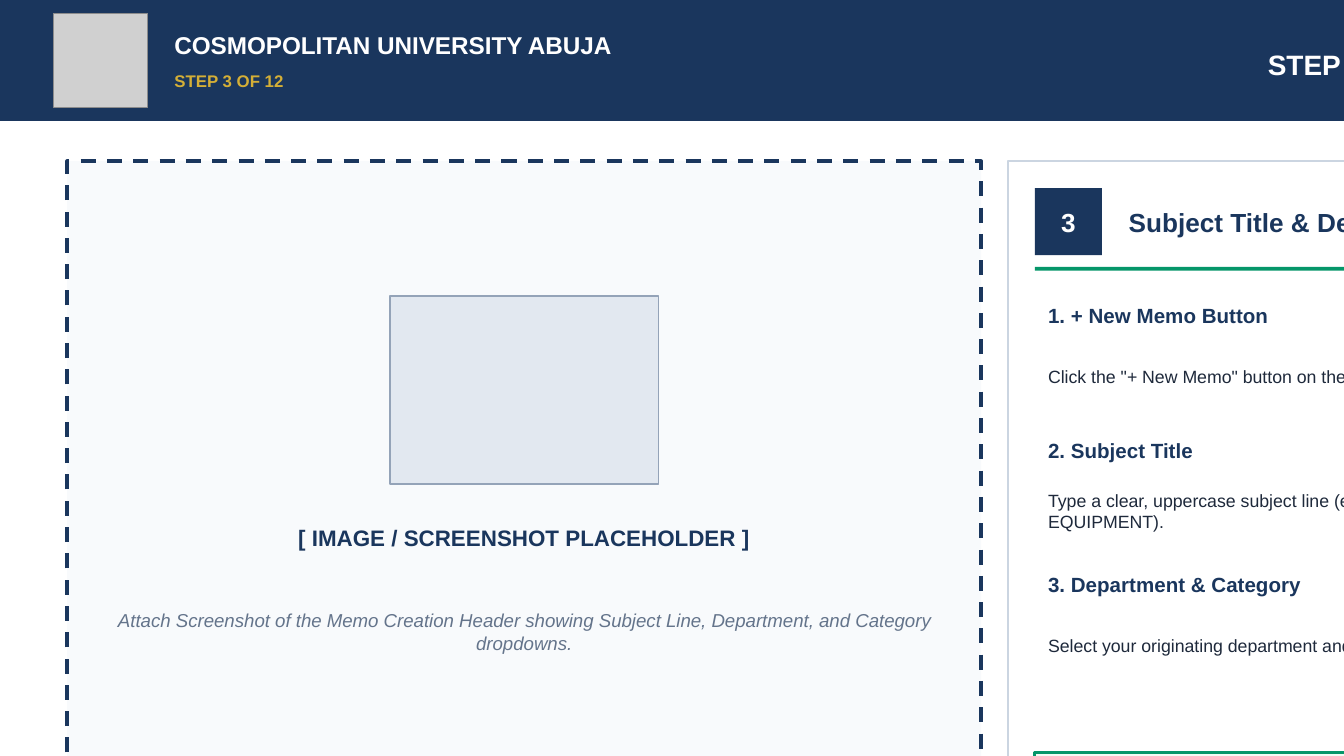
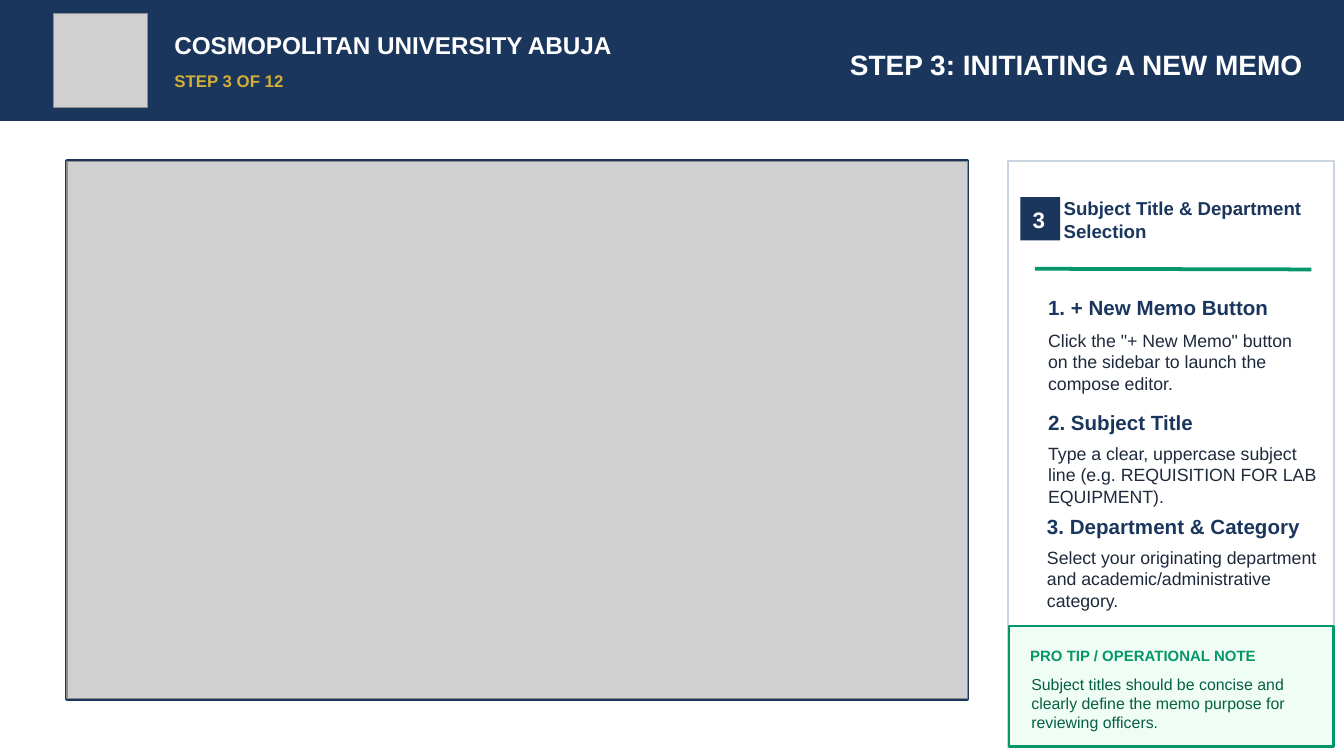
Before and after one commit to DevSadeeqSafana/CUA-MEMOTRACKER, a slide deck: slide 5 of CUAMemoTracker_User_Manual.pptx. Drawn at 1344x756 pixels with LibreOffice and Linux fonts; fonts in the diff are those of the drawing; grey boxes stand for pictures. Boxes give left, top, right and bottom in pixels: in the first picture for what was removed or moved away, otherwise in the second. Text is boxed around its words. In the diff, an @@ line names an element or a change of style, - is before the commit and + after.

```diff
--- a/CUAMemoTracker_User_Manual.pptx
+++ b/CUAMemoTracker_User_Manual.pptx
@@ text "STEP 3: INITIATING A NEW ..." rewrapped from <box>1142,55,1341,383</box> to <box>850,55,1302,76</box> @@
@@ rectangle: place and size @@
-rectangle at <box>67,161,981,756</box>
+rectangle at <box>67,161,968,699</box>
@@ rectangle at <box>67,161,968,699</box>: outline #1A365D 2 pt dashed to #1A365D 2 pt @@
@@ picture added at <box>67,161,968,699</box> @@
@@ rectangle: place and size @@
-rectangle at <box>1008,161,1344,756</box>
+rectangle at <box>1008,161,1335,747</box>
@@ text "3": place and size @@
-text "3" at <box>1061,213,1076,233</box>
+text "3" at <box>1033,212,1045,229</box>
@@ text "3" at <box>1033,212,1045,229</box>: size 14 to 12 pt @@
@@ rectangle: place and size @@
-rectangle at <box>1035,188,1102,255</box>
+rectangle at <box>1020,198,1060,241</box>
@@ rectangle at <box>1020,198,1060,241</box>: proportions changed @@
@@ text "Subject Title & Department Selection": place and size @@
-text "Subject Title & Department Selection" at <box>1129,213,1317,656</box>
+text "Subject Title & Department Selection" at <box>1064,201,1301,238</box>
@@ text "Subject Title & Department Selection" at <box>1064,201,1301,238</box>: size 14 to 10 pt @@
@@ line moved from (1035, 269) - (1344, 269) to (1035, 269) - (1312, 269) @@
@@ rectangle removed at <box>390,296,659,484</box> @@
@@ text "1. + New Memo Button": place and size @@
-text "1. + New Memo Button" at <box>1048,309,1268,324</box>
+text "1. + New Memo Button" at <box>1048,301,1268,316</box>
@@ text "Click the "+ New Memo" ..." rewrapped from <box>1048,370,1344,383</box> to <box>1048,334,1292,394</box> @@
@@ text "2. Subject Title": place and size @@
-text "2. Subject Title" at <box>1048,443,1193,463</box>
+text "2. Subject Title" at <box>1048,415,1193,435</box>
@@ text "Type a clear, uppercase subject ..." rewrapped from <box>1048,494,1344,532</box> to <box>1048,447,1316,507</box> @@
@@ text "3. Department & Category": place and size @@
-text "3. Department & Category" at <box>1048,577,1300,597</box>
+text "3. Department & Category" at <box>1047,519,1299,539</box>
@@ text removed at <box>312,530,735,547</box> @@
-[ IMAGE / SCREENSHOT PLACEHOLDER ]
@@ text "Select your originating department and ..." rewrapped from <box>1048,639,1344,656</box> to <box>1047,551,1316,611</box> @@
@@ text removed at <box>118,613,931,654</box> @@
-Attach Screenshot of the Memo Creation Header showing Subject Line, Department, and Category dropdowns.
@@ rectangle added at <box>1009,626,1333,747</box>, fill #F0FDF4, outline #059669 1.5 pt @@
@@ text added at <box>1030,650,1256,661</box>, 8 pt, text #059669, bold @@
+PRO TIP / OPERATIONAL NOTE
@@ text added at <box>1031,678,1285,732</box>, 8.5 pt, text #065F46 @@
+Subject titles should be concise and clearly define the memo purpose for reviewing officers.
@@ rectangle removed at <box>1035,753,1344,756</box> @@
```
Also in this commit, not shown: 14 other slides changed, 21 other files.
